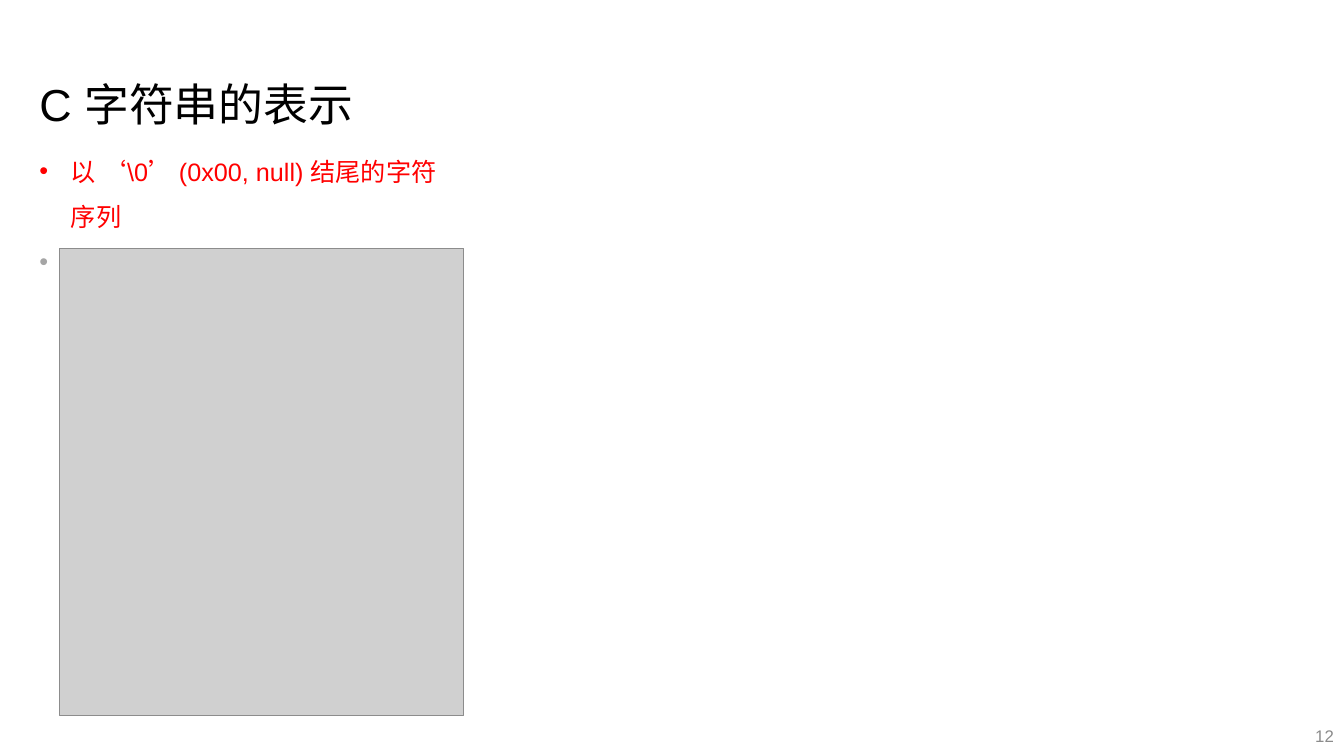
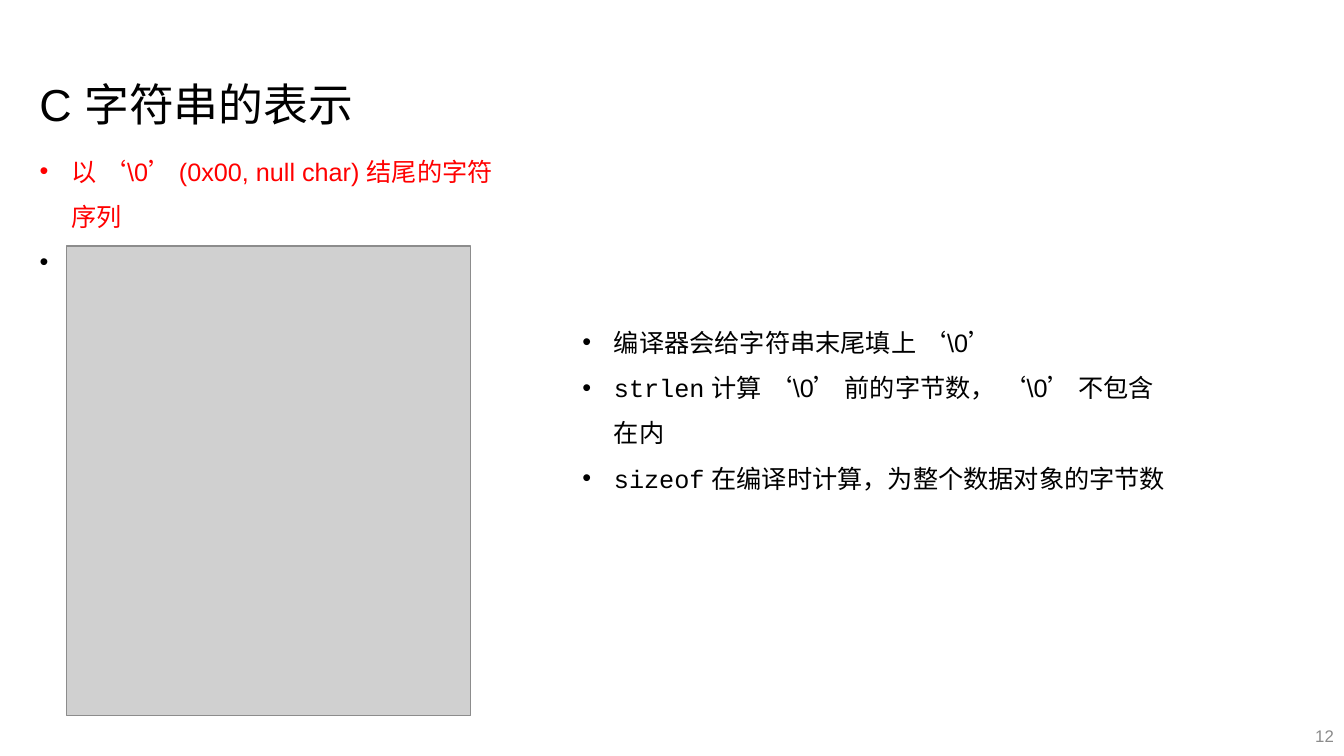
Before and after one commit to vwOvOwv/ICS-2026-Fall-TA, a slide deck: slide 12 of 02-Data.pptx. Drawn at 1344x756 pixels with LibreOffice and Linux fonts; fonts in the diff are those of the drawing; grey boxes stand for pictures. Boxes give left, top, right and bottom in pixels: in the first picture for what was removed or moved away, otherwise in the second. Text is boxed around its words. In the diff, an @@ line names an element or a change of style, - is before the commit and + after.

Commit message:
fix typo and error.

```diff
--- a/02-Data.pptx
+++ b/02-Data.pptx
@@ text at (71, 159, 493, 228): text changed @@
-• 以 ‘\0’ (0x00, null) 结尾的字符序列
+• 以 ‘\0’ (0x00, null char) 结尾的字符序列
@@ picture: place and size @@
-picture at (59, 248, 464, 716)
+picture at (67, 246, 471, 716)
@@ text at (169, 246, 194, 247): text colour #A5A5A5 to #000000 in "sizeof 与 strlen：Memory" @@
@@ text added at (614, 330, 1166, 491), 18 pt, text #000000 @@
+• 编译器会给字符串末尾填上 ‘\0’
+• strlen 计算 ‘\0’ 前的字节数， ‘\0’ 不包含在内
+• sizeof 在编译时计算，为整个数据对象的字节数
```
Also in this commit, not shown: 13 other slides changed.
